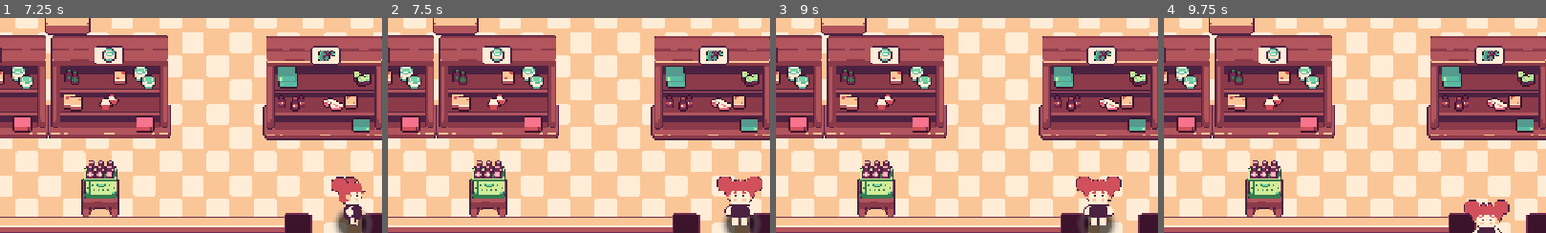
Above: before the commit, frames 1-4 (left to right).
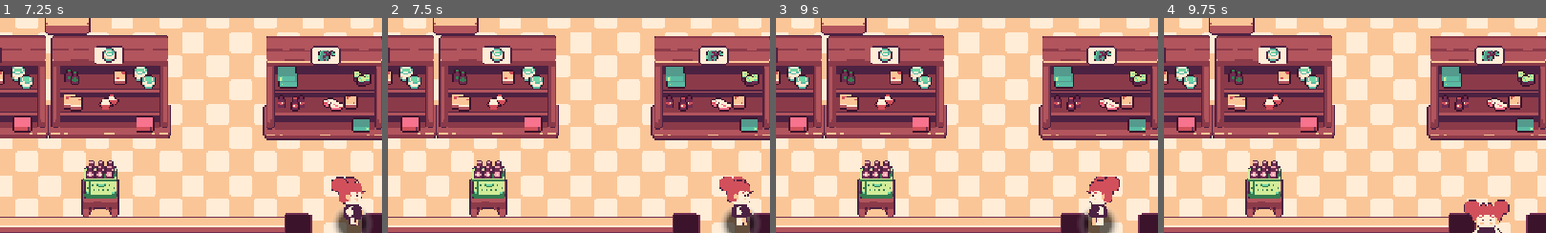
Above: after the commit, the same moments.

Repository: V-Mirea/comfy-summer-fishing-game
Game: Godot game, scene res://assets/game/game.tscn
Same seed, same stepped clock (60 frames per second), same inputs: the game is played once before the commit and once after it. The engine's default icon, where the game draws it, is replaced by a stand-in: a white triangle on a blue panel in a dark square.
Inputs (mouse positions are % of the whole screen's width and height, from its top left):
- Up to frame 1 (7.25 s): click "play" at 0.5 s; click "NEXT SCREEN" at 1.25 s; click "Pause" at 2 s; click "Resume" at 2.75 s; tap Enter at 3.5, 6.5 s; move the mouse to (72, 45) at 3.52 s; hold Right (ui_right) 3.53-4.25 s; hold E (interact) 3.53-4.25 s; click (72, 45) at 3.67 s; click "Sell" at 4.25 s; click "buy" at 5 s; tap Space at 5.75 s; drag from (30, 55) to (88, 72) at 5.77 s; move the mouse to (60, 28) at 6.52 s; hold Right (ui_right) from 6.53 s (still down); hold E (interact) from 6.53 s (still down)
- Up to frame 2 (7.5 s): release Right (ui_right) at 7.25 s; release E (interact) at 7.25 s; tap Space at 7.25 s; drag from (45, 70) to (88, 72) at 7.27 s
- Up to frame 3 (9 s): tap Enter at 8 s; move the mouse to (80, 65) at 8.02 s; hold Left (ui_left) 8.03-8.75 s; hold E (interact) 8.03-8.75 s; tap Space at 8.75 s; drag from (20, 35) to (72, 72) at 8.77 s
- Up to frame 4 (9.75 s): move the mouse to (55, 50) at 9.52 s; hold Down (ui_down) from 9.53 s (still down); hold E (interact) from 9.53 s (still down); click (55, 50) at 9.67 s
The pictures show only the part of the screen within x 29-79%, y 47-97%; the shares and areas given below are measured in that part.

Frame 1 is identical in both runs. In frame 2, 0.9% of the frame differs, in the area x 86-98%, y 73-97%; in frame 3, 0.9%, in the area x 78-91%, y 73-97%; in frame 4, nothing differs.

Commit message:
have character idle in the direction they stopped walking

Diff:
--- a/assets/game/buying_scene/buying_scene.tscn
+++ b/assets/game/buying_scene/buying_scene.tscn
@@ -77,6 +77,18 @@
 atlas = ExtResource("12_8l74v")
 region = Rect2(0, 0, 64, 71)
 
+[sub_resource type="AtlasTexture" id="AtlasTexture_3iabx"]
+atlas = ExtResource("13_kq7pi")
+region = Rect2(0, 0, 64, 71)
+
+[sub_resource type="AtlasTexture" id="AtlasTexture_wajsj"]
+atlas = ExtResource("14_tiwff")
+region = Rect2(0, 0, 64, 71)
+
+[sub_resource type="AtlasTexture" id="AtlasTexture_ifiby"]
+atlas = ExtResource("15_4bdme")
+region = Rect2(0, 0, 64, 71)
+
 [sub_resource type="AtlasTexture" id="AtlasTexture_tdlj6"]
 atlas = ExtResource("12_8l74v")
 region = Rect2(0, 0, 64, 71)
@@ -148,7 +160,31 @@
 "texture": SubResource("AtlasTexture_4bdme")
 }],
 "loop": true,
-"name": &"idle",
+"name": &"idle_down",
+"speed": 5.0
+}, {
+"frames": [{
+"duration": 1.0,
+"texture": SubResource("AtlasTexture_3iabx")
+}],
+"loop": true,
+"name": &"idle_left",
+"speed": 5.0
+}, {
+"frames": [{
+"duration": 1.0,
+"texture": SubResource("AtlasTexture_wajsj")
+}],
+"loop": true,
+"name": &"idle_right",
+"speed": 5.0
+}, {
+"frames": [{
+"duration": 1.0,
+"texture": SubResource("AtlasTexture_ifiby")
+}],
+"loop": true,
+"name": &"idle_up",
 "speed": 5.0
 }, {
 "frames": [{
@@ -388,8 +424,8 @@
 position = Vector2(1.5, -39.25)
 scale = Vector2(1.359375, 1.3450705)
 sprite_frames = SubResource("SpriteFrames_4bdme")
-animation = &"idle"
-autoplay = "idle"
+animation = &"idle_down"
+autoplay = "idle_down"
 
 [node name="RodAisle" parent="YSorted" unique_id=543733618 instance=ExtResource("3_7o44q")]
 position = Vector2(1126, 485)
--- a/assets/game/buying_scene/character/character.gd
+++ b/assets/game/buying_scene/character/character.gd
@@ -13,7 +13,15 @@
 
 func _process(delta):
 	if velocity == Vector2.ZERO:
-		sprite_node.play("idle")
+		match sprite_node.animation:
+			"walk_right":
+				sprite_node.play("idle_right")
+			"walk_left":
+				sprite_node.play("idle_left")
+			"walk_down":
+				sprite_node.play("idle_down")
+			"walk_up":
+				sprite_node.play("idle_up")
 	elif abs(velocity.x) > abs(velocity.y):
 		if velocity.x > 0:
 			sprite_node.play("walk_right")
